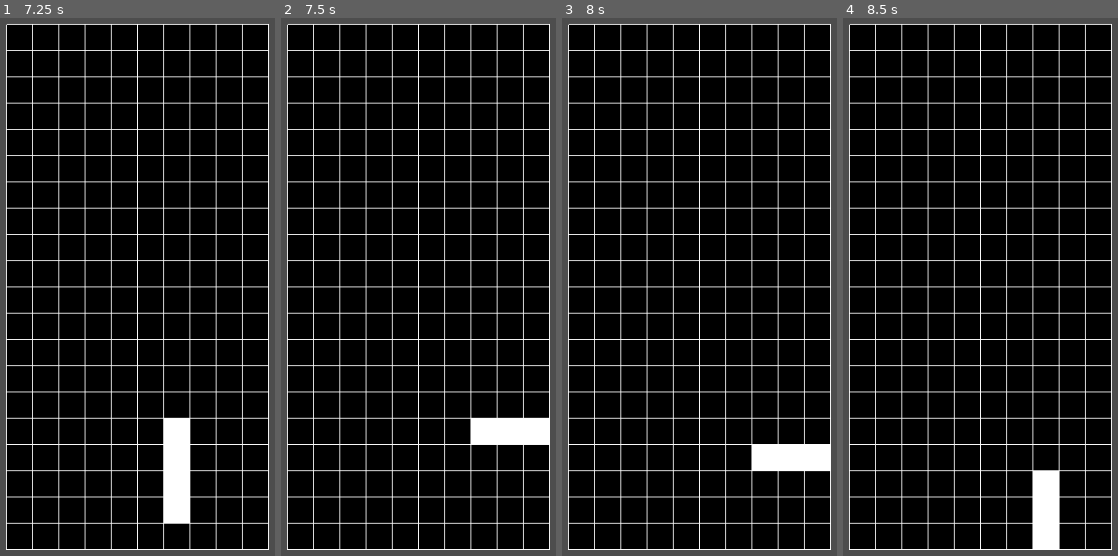
Above: before the commit, frames 1-4 (left to right).
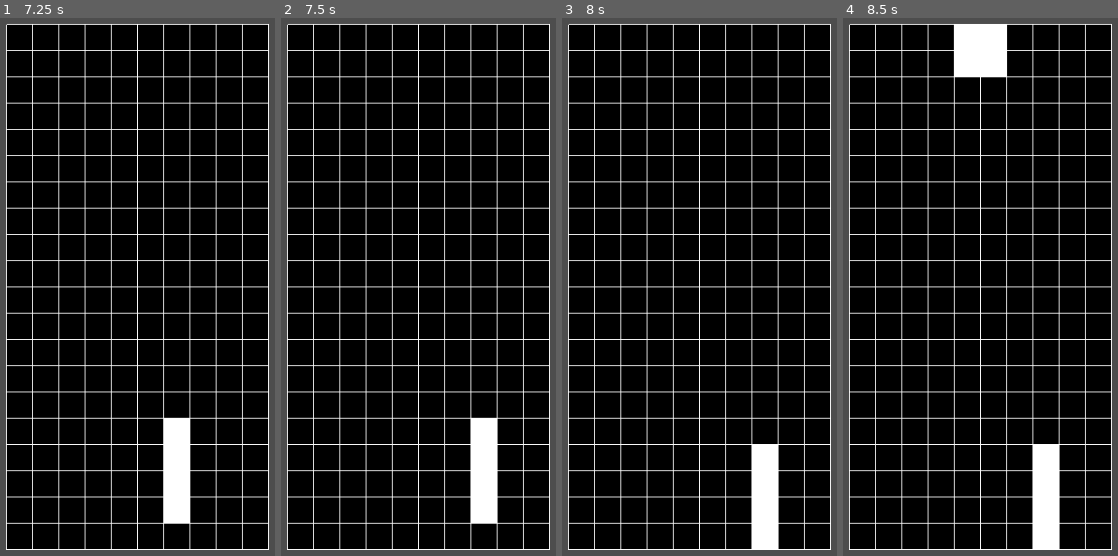
Above: after the commit, the same moments.

Repository: endy128/tetris2
Game: Godot game, scene res://board.tscn
The game is run twice, just before and just after one commit, with the same random seed, the same clock (stepped at 60 frames per second) and the same inputs.
Inputs:
- Up to frame 1 (7.25 s): tap Enter at 0.5 s; hold Right 0.53-1.28 s; tap Alt at 0.6, 1.55, 2.1, 2.85, 4.35, 5.1, 6.05, 6.6 s; tap Space at 0.77, 0.8, 1.07, 1.35, 1.52, 1.82, 2.3, 2.75, 3.02, 3.32, 3.6, 3.77, 4.07, 4.52, 4.82, 5.3, 5.85, 6.02, 6.32, 6.77, 6.8, 7.07 s; hold Down (down) 1.28-2.03 s; hold Right 2.03-2.78 s; hold Up 2.78-3.53 s; hold Left 3.53-5.03 s; hold Down (down) 5.03-5.78 s; hold Right 5.78-6.53 s; hold Up from 6.53 s (still down)
- Up to frame 2 (7.5 s): release Up at 7.28 s; hold Right from 7.28 s (still down); tap Alt at 7.35 s
- Up to frame 3 (8 s): keep holding Right; tap Space at 7.52, 7.82 s
- Up to frame 4 (8.5 s): release Right at 8.03 s; hold Down (down) from 8.03 s (still down); tap Space at 8.1 s

Frame 1 is identical in both runs. In frame 2, 2.3% of the frame differs, in the area x 69-98%, y 74-94%; in frame 3, 2.3%; in frame 4, 2.3%, in the area x 40-79%, y 1-85%.
Error before the commit: Invalid access of index '10' on a base object of type: 'Array'. (res://board.gd:166)

Commit message:
shapes now will not rotate past edge of right board

Diff:
--- a/shape.gd
+++ b/shape.gd
@@ -1,6 +1,7 @@
 extends Node
 class_name Shape
 const _ROWS = preload("res://board.gd").ROWS
+const _COLUMNS = preload("res://board.gd").COLUMNS
 var my_board
 var is_active = true
 var is_set = 1  # 1 for active, 2 for set
@@ -27,7 +28,7 @@
 
 func move(direction):
 	if _check_if_can_move(direction):
-		var snapshot = _get_snapshop_of_board_where_shape_placed(direction)
+		var snapshot = _get_snapshop_of_board_where_shape_placed(direction, 0)
 		for i in range(0, len(snapshot)):
 			for j in range(0, len(snapshot[i])):
 				if snapshot[i][j] + self.frames[self.frame_index][i][j] > 2:
@@ -36,14 +37,16 @@
 	else:
 		return
 
+
+
 # returns an array of the part of the board where the shape would
 # occupy if it moved there
-func _get_snapshop_of_board_where_shape_placed(direction):
+func _get_snapshop_of_board_where_shape_placed(direction, rotation):
 	var start_x = position.x + direction
 	var start_y = position.y
-	var num_cols = len(self.frames[self.frame_index][0])
-	var num_rows = len(self.frames[self.frame_index])
-	var board_snapshot = self.frames[self.frame_index].duplicate(true)
+	var num_cols = len(self.frames[self.frame_index + rotation][0])
+	var num_rows = len(self.frames[self.frame_index + rotation])
+	var board_snapshot = self.frames[self.frame_index + rotation].duplicate(true)
 	for i in range(start_y, start_y + num_rows):
 		for j in range(start_x, start_x + num_cols):
 			board_snapshot[i - start_y][j - start_x] = my_board[i][j]
@@ -70,22 +73,11 @@
 		print("Row: " + str(row) + " " + str(arr[row]))
 
 func rotate(direction):
-	if direction == 1:
-		self.frame_index += 1
-		self.frame_index = self.frame_index % len(self.frames)
-		return self.frames[self.frame_index]
-	if direction == -1:
-		self.frame_index -= 1
-		self.frame_index = self.frame_index % len(self.frames)
-		return self.frames[self.frame_index]
-
-
-#func _check_if_can_drop2():
-#	if position.y + _get_shape_height(self) < ( _ROWS):
-#		return true
-#	else:
-#		is_active = false
-#		return false
+	if _check_if_can_rotate(direction):
+		self.frame_index += direction
+		self.frame_index %= len(self.frames)
+	else:
+		return
 
 
 func _check_if_can_drop():
@@ -103,8 +95,25 @@
 		if my_board[item.y + 1][item.x] == 2:
 			return true
 		else:
-
 			return false
 
 func _get_shape_height():
 	return len(self.frames[self.frame_index])
+
+
+
+func _check_if_can_rotate(direction):
+	# returns false if the shape rotates and pushes it off the board
+	var _frame_index = (self.frame_index + direction) % len(self.frames)
+	var _frame_cols = len(self.frames[_frame_index][0])
+	print("index: " + str(_frame_index) + " cols: " + str(_frame_cols))
+	if (position.x + _frame_cols) > _COLUMNS:
+		print ("HIT")
+		return false
+	else:
+		return true
+
+# checks the board for where the shape will be and returns true if
+# the shape will collide with another placed block ('2') or goes off board
+func _check_for_valid_move(coords, frame, direction):
+	pass
Not shown, changed: README.md
